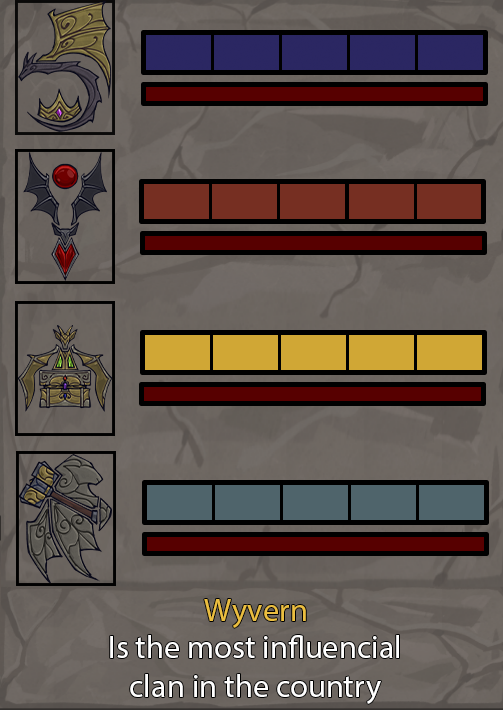
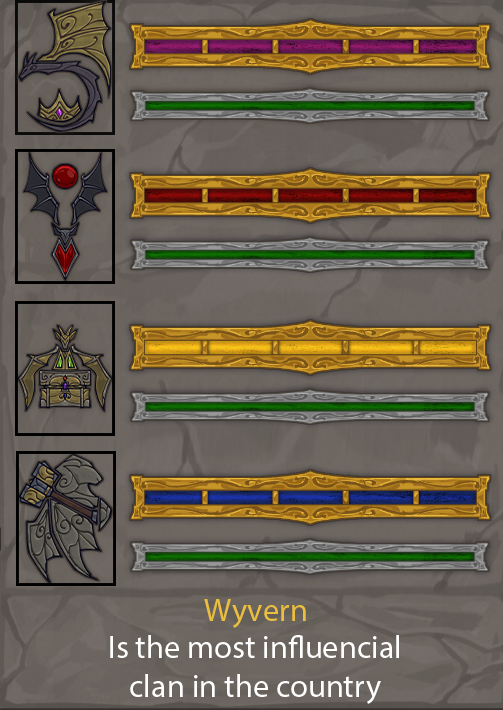
Revision of a layered 503px x 710px image; what changed, layer by layer:
added group "Folder 3" with 3 layers in group "Window Group Big" over box(130, 19, 491, 74)
added layer "mockup_cellframe Copy" in group "Folder 3" over box(130, 19, 491, 74)
added layer "mockup_cellbg1 Copy" in group "Folder 3" over box(130, 19, 491, 74)
added layer "Layer 1 Copy 3" in group "Window Group Big" over box(129, 18, 492, 75)
added layer "Layer 2 Copy 3" in group "Window Group Big" over box(125, 14, 496, 83)
added group "Folder 3 Copy" with 3 layers in group "Window Group Big" over box(130, 168, 491, 223)
added layer "mockup_cellframe Copy 4" in group "Folder 3 Copy" over box(130, 168, 491, 223)
added layer "mockup_cellbg1 Copy 4" in group "Folder 3 Copy" over box(130, 168, 491, 223)
added layer "Layer 1 Copy 2" in group "Window Group Big" over box(129, 167, 492, 224)
added layer "Layer 2 Copy 2" (50%) in group "Window Group Big" over box(125, 163, 496, 232)
added group "Folder 3 Copy 2" with 3 layers in group "Window Group Big" over box(130, 320, 491, 375)
added layer "mockup_cellframe Copy 5" in group "Folder 3 Copy 2" over box(130, 320, 491, 375)
added layer "mockup_cellbg1 Copy 5" in group "Folder 3 Copy 2" over box(130, 320, 491, 375)
added layer "Layer 1 Copy" in group "Window Group Big" over box(129, 319, 492, 376)
added layer "Layer 2 Copy" (50%) in group "Window Group Big" over box(125, 315, 496, 384)
added group "Folder 3 Copy 3" with 3 layers in group "Window Group Big" over box(130, 470, 491, 525)
added layer "mockup_cellframe Copy 7" in group "Folder 3 Copy 3" over box(130, 470, 491, 525)
added layer "mockup_cellbg1 Copy 7" in group "Folder 3 Copy 3" over box(130, 470, 491, 525)
added layer "Layer 1" in group "Window Group Big" over box(129, 469, 492, 526)
added layer "Layer 2" (50%) in group "Window Group Big" over box(122, 461, 499, 534)
painted on "Background" over box(0, 429, 503, 682)
…and 59 more changes (36 added, 6 stack, 17 visibility)
